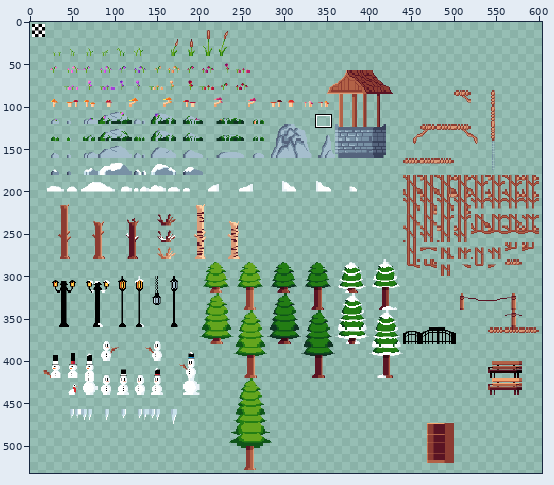
Sprite sheet: Goose with a Scarf/tilesets/tlsDeco16/output_tileset.png. The picture above shows the old version from afar; the outline marks the close-up.
Close-up. As it was:
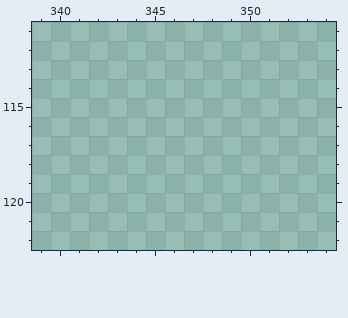
The file is 620x620 pixels. Shown: x 339..354, y 111..122. The wide view leaves out empty margins. The commit also changed other parts of the picture, which this record leaves out.
New version:
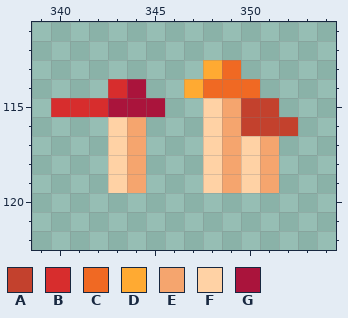
Palette (. is transparent): A #c3412d  B #d72d2d  C #f06923  D #ffaa32  E #f5a56e  F #ffd2a5  G #aa143c
What changed:
{"y":113,"x":348,"old":"..","new":"DC"}
{"y":114,"x":343,"old":"..","new":"BG"}
{"y":114,"x":347,"old":"....","new":"DCCC"}
{"y":115,"x":340,"old":"......","new":"BBBGGG"}
{"y":115,"x":348,"old":"....","new":"FEAA"}
{"y":116,"x":343,"old":"..","new":"FE"}
{"y":116,"x":348,"old":".....","new":"FEAAA"}
{"y":117,"x":343,"old":"..","new":"FE"}
{"y":117,"x":348,"old":"....","new":"FEFE"}
{"y":118,"x":343,"old":"..","new":"FE"}
{"y":118,"x":348,"old":"....","new":"FEFE"}
{"y":119,"x":343,"old":"..","new":"FE"}
{"y":119,"x":348,"old":"....","new":"FEFE"}
